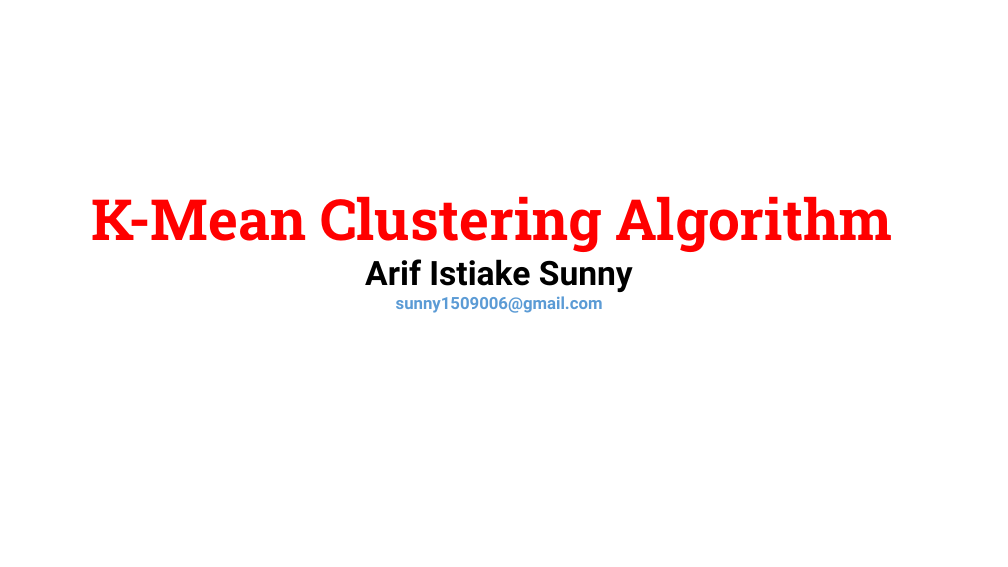
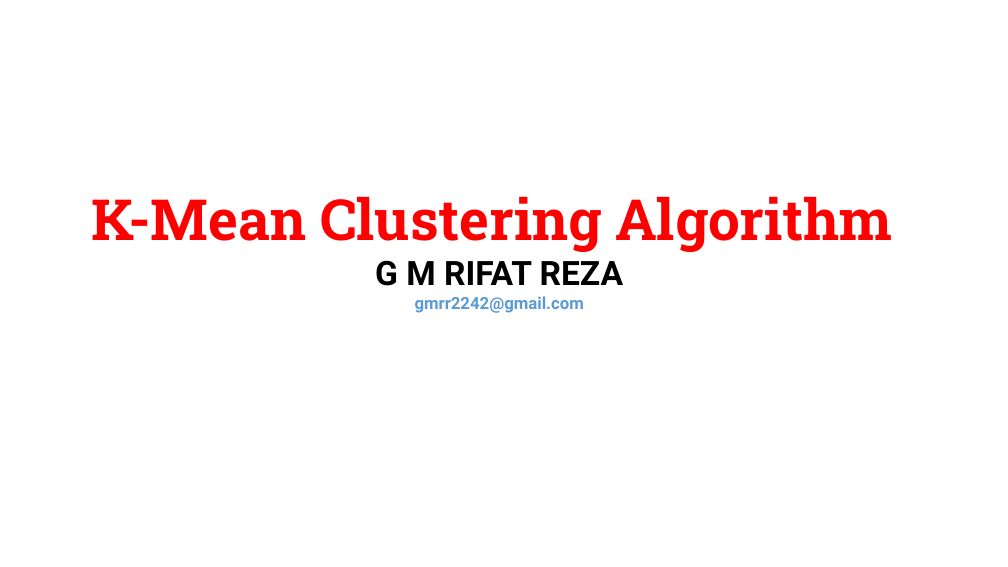
Before and after one commit to gmrr40058/data-science-ml-python-ostad, a slide deck: slide 1 of Class Modules/Module 14_Machine Learning-K Means Clustering, Time Seires Analysis/Class 1_K Means Clustering/K-Mean Clustering.pptx. Drawn at 1008x567 pixels with LibreOffice and Linux fonts; fonts in the diff are those of the drawing; background and template pictures are left out. Boxes give left, top, right and bottom in pixels: in the first picture for what was removed or moved away, otherwise in the second. Text is boxed around its words. In the diff, an @@ line names an element or a change of style, - is before the commit and + after.

```diff
--- a/Class Modules/Module 14_Machine Learning-K Means Clustering, Time Seires Analysis/Class 1_K Means Clustering/K-Mean Clustering.pptx
+++ b/Class Modules/Module 14_Machine Learning-K Means Clustering, Time Seires Analysis/Class 1_K Means Clustering/K-Mean Clustering.pptx
@@ text at [375,260,624,313]: text changed @@
-Arif Istiake Sunny
-sunny1509006@gmail.com
+G M RIFAT REZA
+gmrr2242@gmail.com
```
Also in this commit, not shown: 4 other slides changed, 6 slides added, 1 other file.
